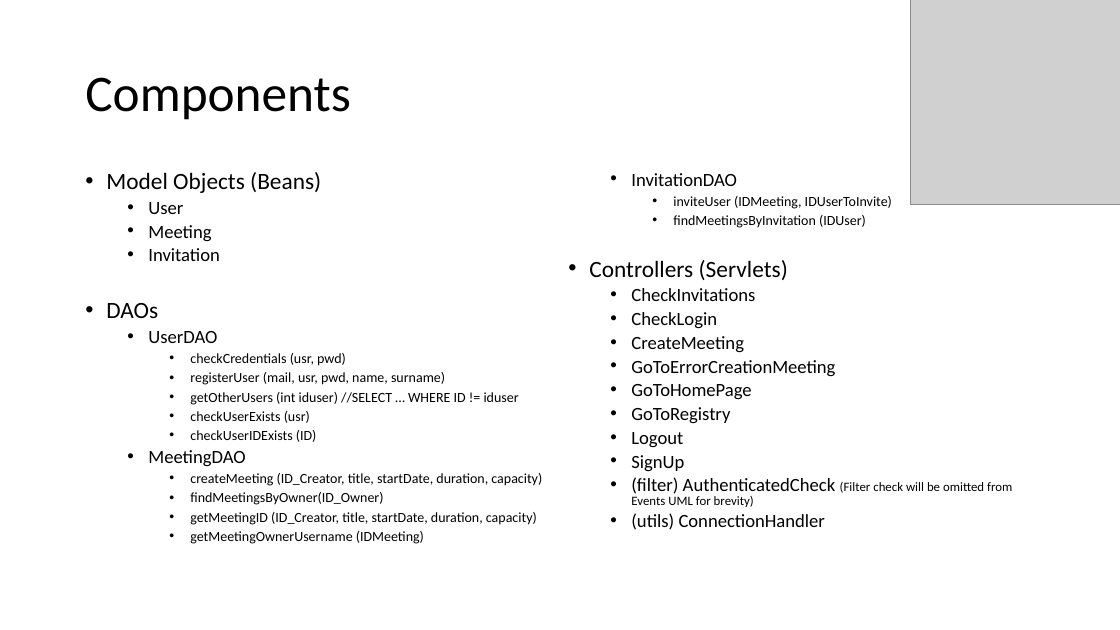
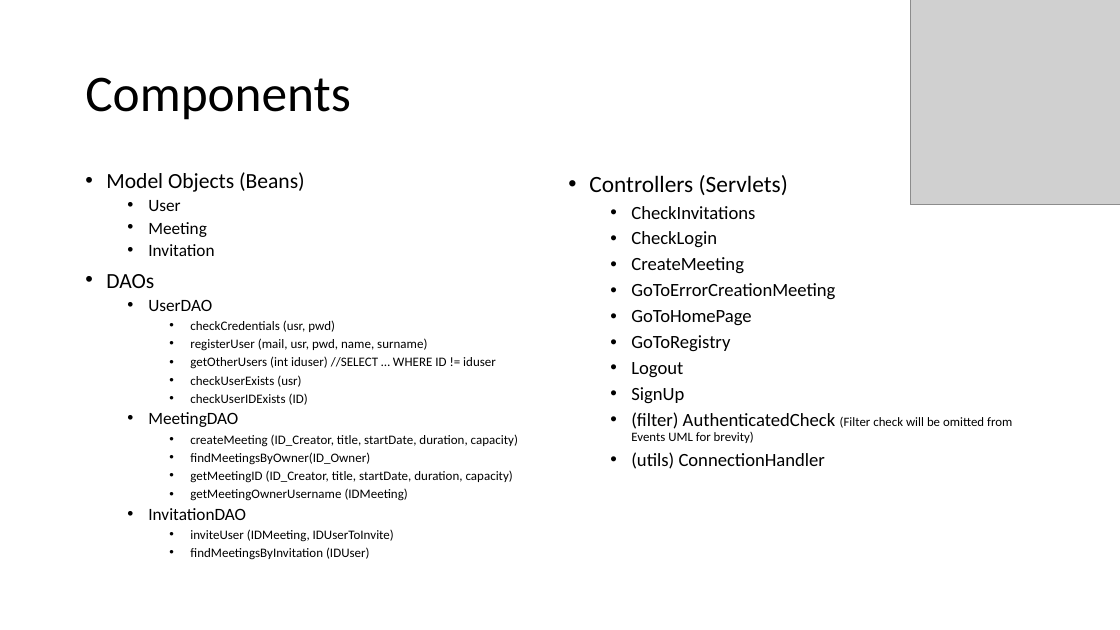
Before and after one commit to AlessandroSironi/TIW-Project-2022, a slide deck: slide 11 of docs/TIW - Documentazione.pptx. Drawn at 1120x630 pixels with LibreOffice and Linux fonts; fonts in the diff are those of the drawing; grey boxes stand for pictures. Boxes give left, top, right and bottom in pixels: in the first picture for what was removed or moved away, otherwise in the second. Text is boxed around its words. In the diff, an @@ line names an element or a change of style, - is before the commit and + after.

```diff
--- a/docs/TIW - Documentazione.pptx
+++ b/docs/TIW - Documentazione.pptx
@@ text at (106,172,518,501): size 20 to 18.5 pt in "Model Objects (Beans)", "DAOs"; size 16 to 14.8 pt in "User", "Meeting", "Invitation", "UserDAO" and 1 more places; size 12 to 11.1 pt in "checkCredentials (usr, pwd)", "registerUser (mail, usr, pwd, name, surname)", "getOtherUsers (int iduser) //SELECT … WHERE ID ...", "checkUserExists (usr)" and 5 more places @@
@@ text "Controllers (Servlets)" at (589,175,1012,469): line spacing 0.8 to 0.9 @@
@@ text at (631,173,892,228): paragraphs removed @@
-  • InvitationDAO
-    • inviteUser (IDMeeting, IDUserToInvite)
-    • findMeetingsByInvitation (IDUser)
@@ text at (148,508,394,560): paragraphs added @@
+  • InvitationDAO
+    • inviteUser (IDMeeting, IDUserToInvite)
+    • findMeetingsByInvitation (IDUser)
```
Also in this commit, not shown: 1 other file.
